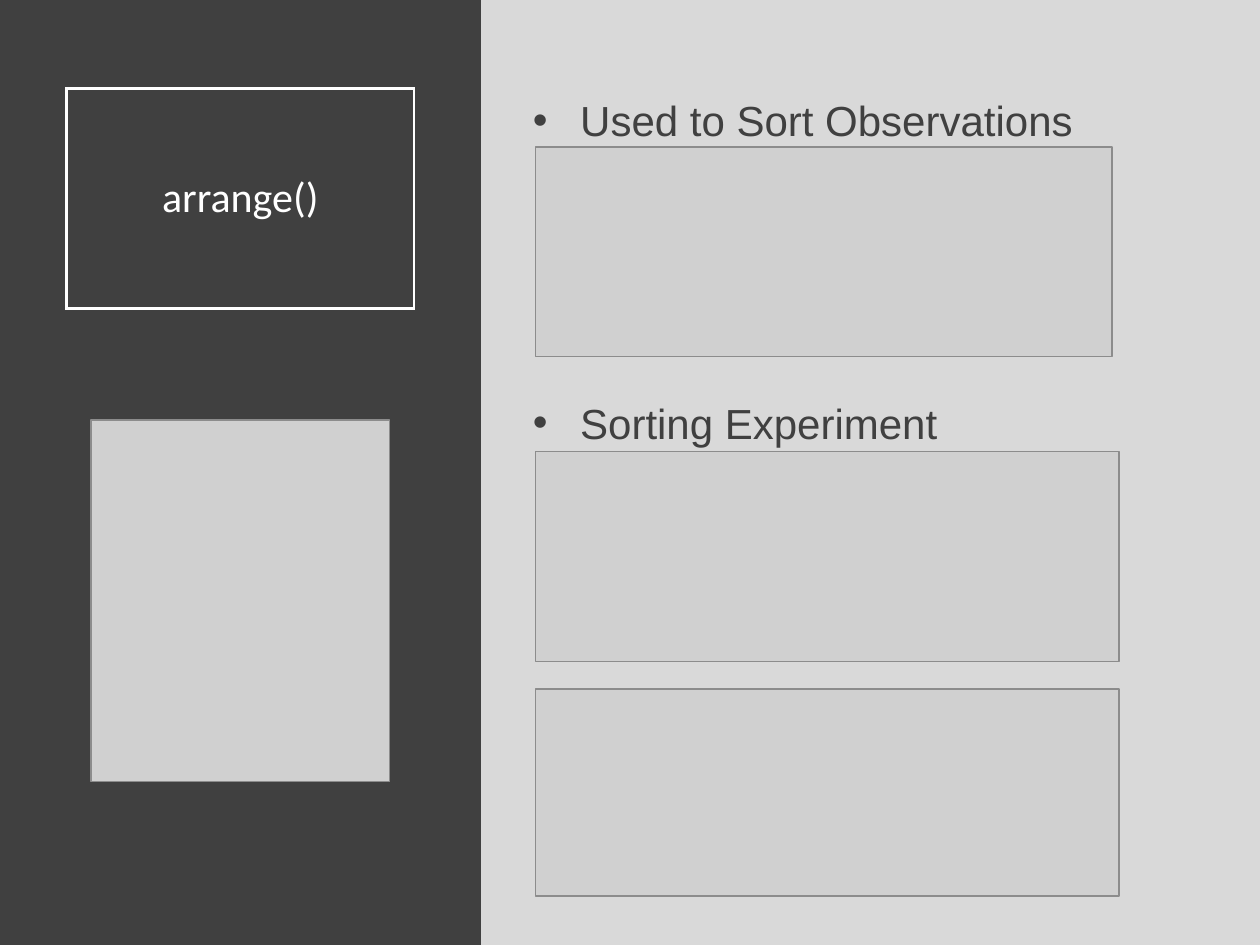
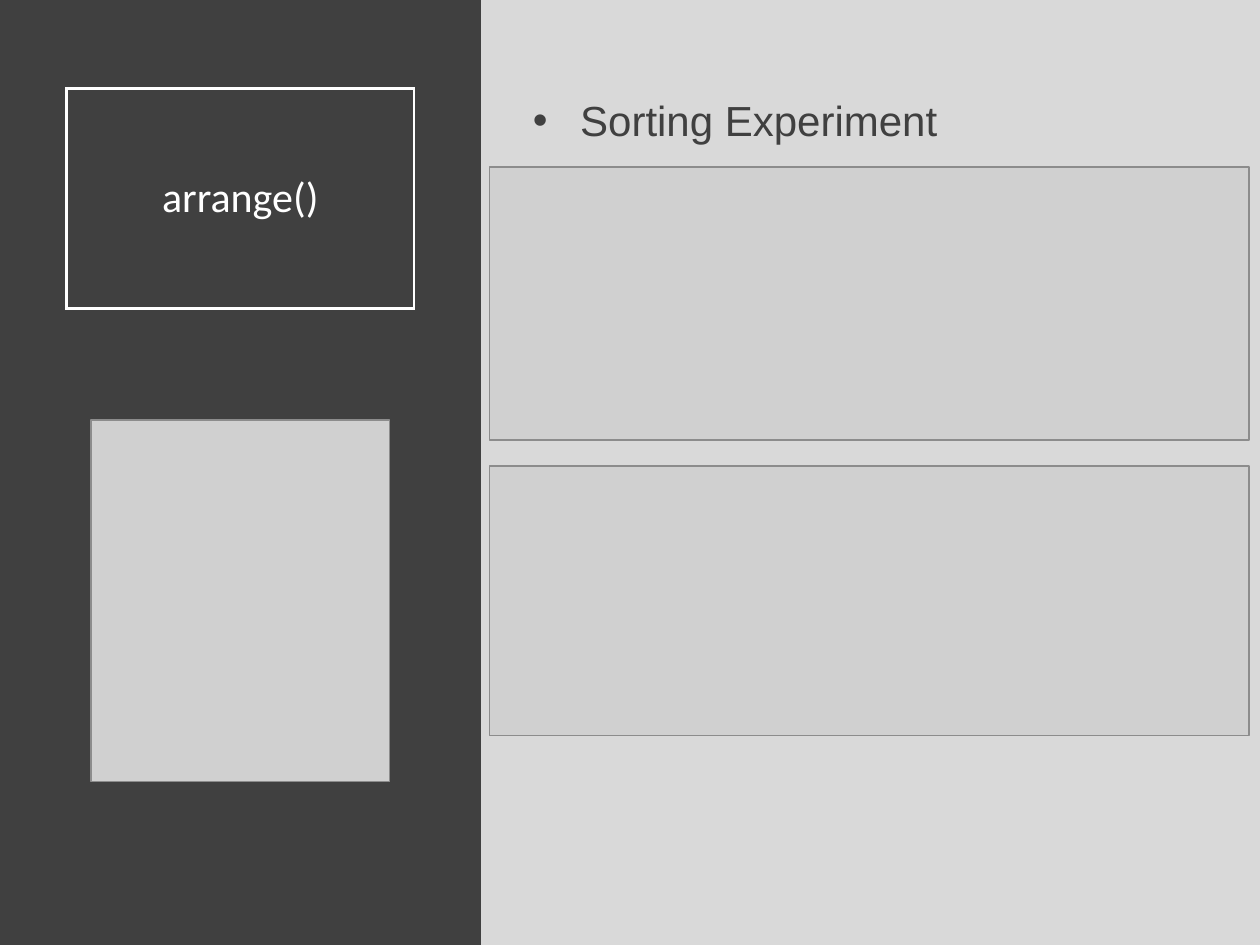
Before and after one commit to Yixf-Self/STOR320_WEBSITE, a slide deck: slide 16 of Lecture/Lecture 4/Lecture 4.pptx (slide 15 before the commit). Drawn at 1260x945 pixels with LibreOffice and Linux fonts; fonts in the diff are those of the drawing; grey boxes stand for pictures. Boxes give left, top, right and bottom in pixels: in the first picture for what was removed or moved away, otherwise in the second. Text is boxed around its words. In the diff, an @@ line names an element or a change of style, - is before the commit and + after.

```diff
--- a/Lecture/Lecture 4/Lecture 4.pptx
+++ b/Lecture/Lecture 4/Lecture 4.pptx
@@ text at (580,105,1072,137): paragraph removed @@
-• Used to Sort Observations
@@ picture removed at (536,147,1113,357) @@
@@ picture: place and size @@
-picture at (536,451,1119,660)
+picture at (489,168,1249,441)
@@ picture: place and size @@
-picture at (536,689,1119,896)
+picture at (489,466,1249,736)
```
Also in this commit, not shown: 21 other slides changed, 1 slide added, 1 slide removed, 3 other files.
